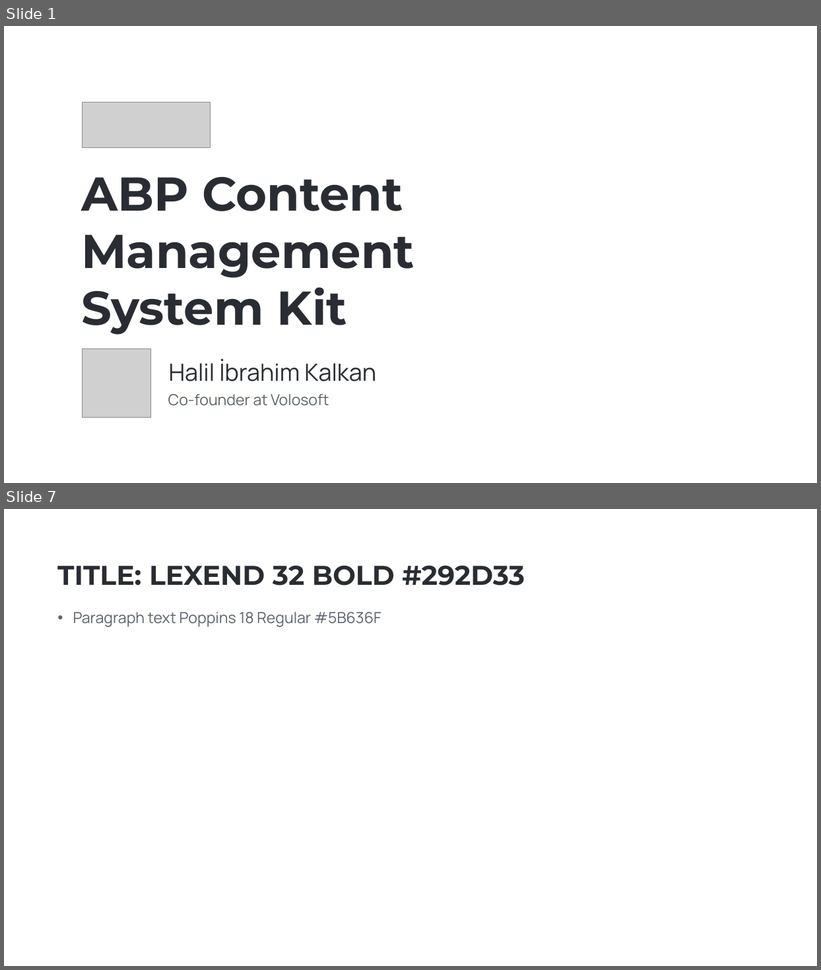
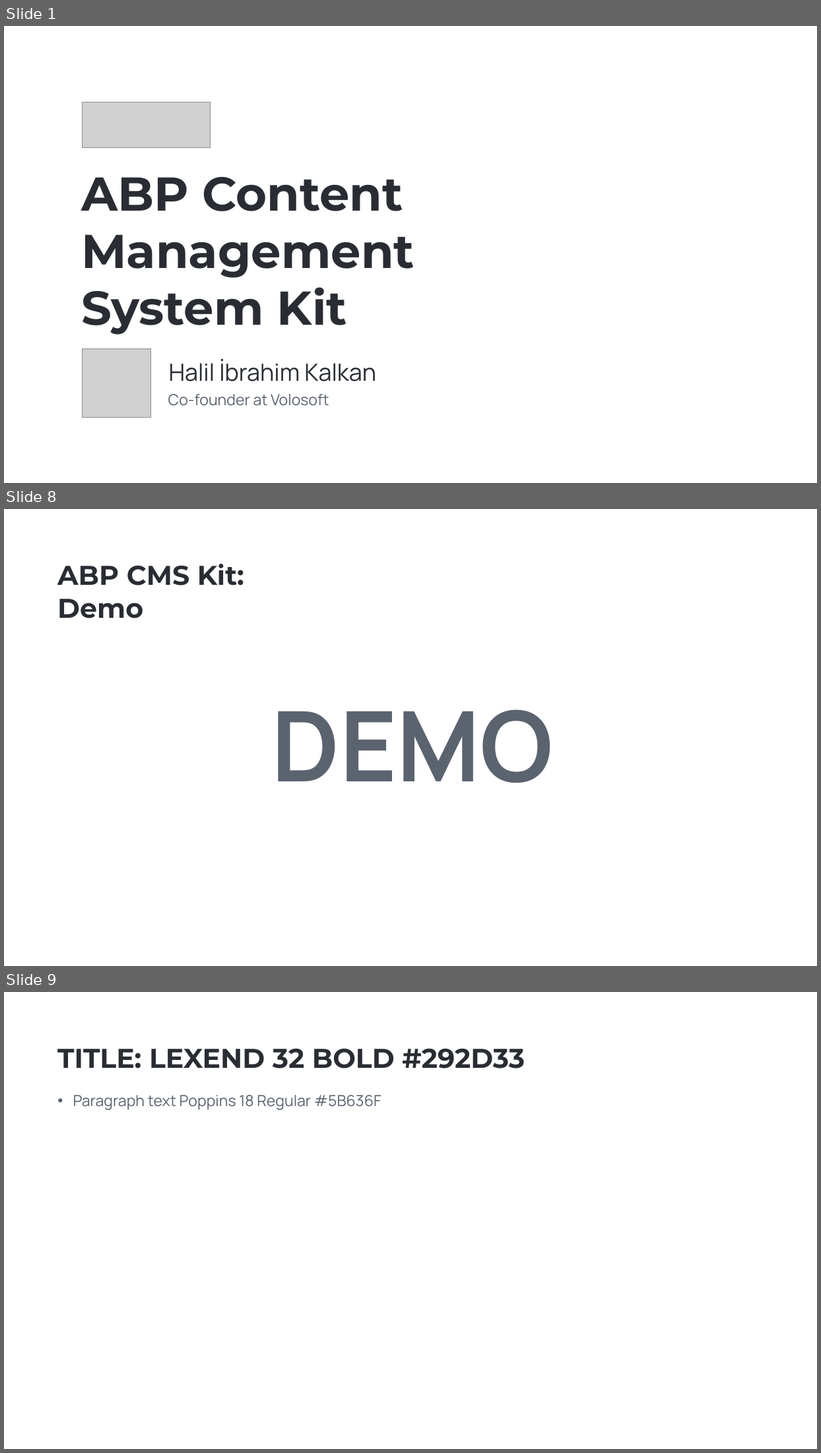
Before and after one commit to hikalkan/presentations, a slide deck: 2023-09-28 ABP CMS Kit/ABP CMS Kit.pptx. Shown one above the other, each under a label of ours: slides 1 and 7 before the commit, slides 1, 8 and 9 after it; the slides between them are not shown. The pictures are 821x970 and 821x1453 pixels, drawn with LibreOffice and Linux fonts; fonts in the diff are those of the drawing; grey boxes stand for pictures; background and template pictures are left out. Boxes give left, top, right and bottom in pixels: in the first picture for what was removed or moved away, otherwise in the second. Text is boxed around its words. In the diff, an @@ line names an element or a change of style, - is before the commit and + after.

```diff
--- a/2023-09-28 ABP CMS Kit/ABP CMS Kit.pptx
+++ b/2023-09-28 ABP CMS Kit/ABP CMS Kit.pptx
@@ slide 8 added at (x1=4, y1=509, x2=817, y2=966), background picture (left out) @@
@@ text added at (x1=57, y1=564, x2=553, y2=783), 32 pt, text #292D33, bold @@
+ABP CMS Kit: Demo
@@ text added at (x1=57, y1=599, x2=143, y2=619), 115 pt, text #5B636F, bold @@
+DEMO
@@ what was slide 7 is now slide 9 @@
```
Also in this commit, not shown: 6 other slides added, 2 slides removed.
